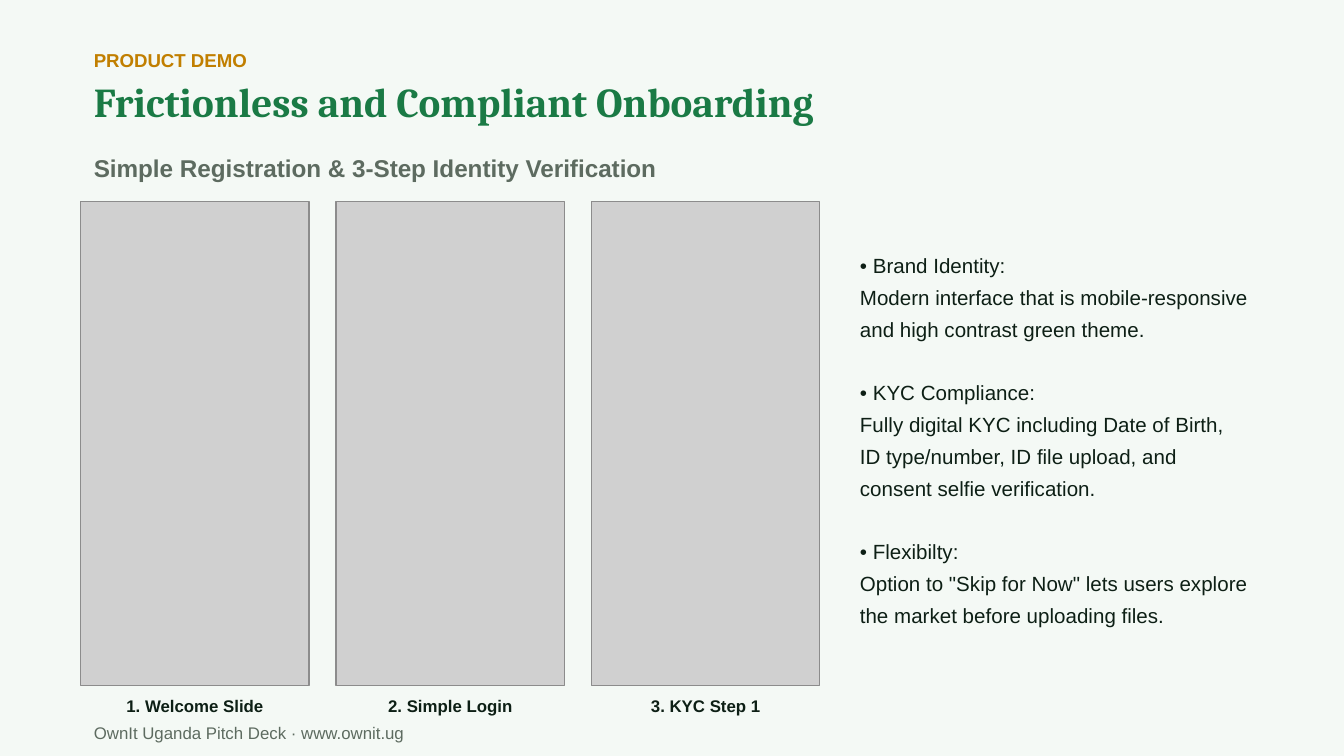
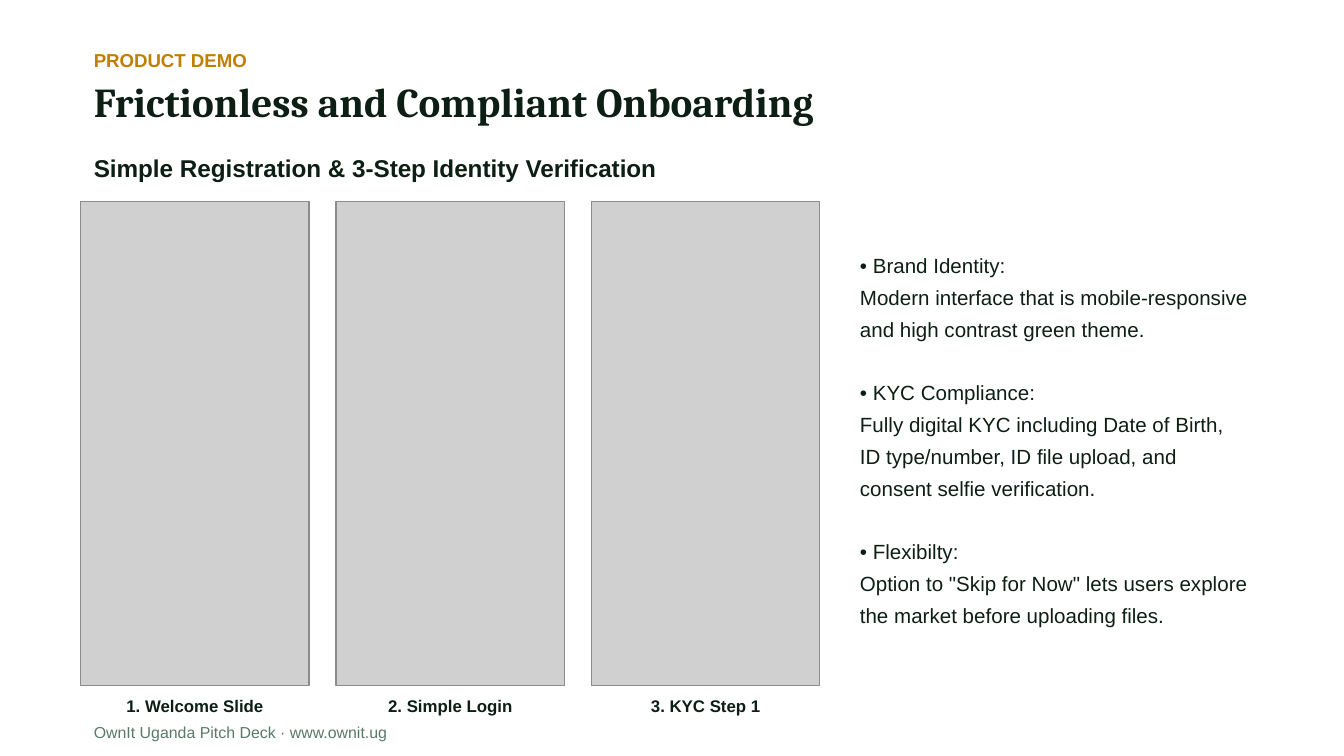
Before and after one commit to SINDROM66/OWNIT-APP, a slide deck: slide 4 of OwnIt_Uganda_Pitch_Deck.pptx. Drawn at 1344x756 pixels with LibreOffice and Linux fonts; fonts in the diff are those of the drawing; grey boxes stand for pictures. Boxes give left, top, right and bottom in pixels: in the first picture for what was removed or moved away, otherwise in the second. Text is boxed around its words. In the diff, an @@ line names an element or a change of style, - is before the commit and + after.

```diff
--- a/OwnIt_Uganda_Pitch_Deck.pptx
+++ b/OwnIt_Uganda_Pitch_Deck.pptx
@@ background #F4F9F5 to #FFFFFF @@
@@ text "Frictionless and Compliant Onboarding" at <box>94,88,813,126</box>: text colour #1A7A45 to #0D1F15 @@
@@ text "Simple Registration & 3-Step Identity ..." at <box>94,159,657,182</box>: text colour #5D6B60 to #0D1F15 @@
@@ text "OwnIt Uganda Pitch Deck · ..." at <box>94,726,387,742</box>: size 9 to 8.5 pt, text colour #5D6B60 to #5A7A68 @@
```
Also in this commit, not shown: 9 other slides changed, 10 slides added, 8 other files.
